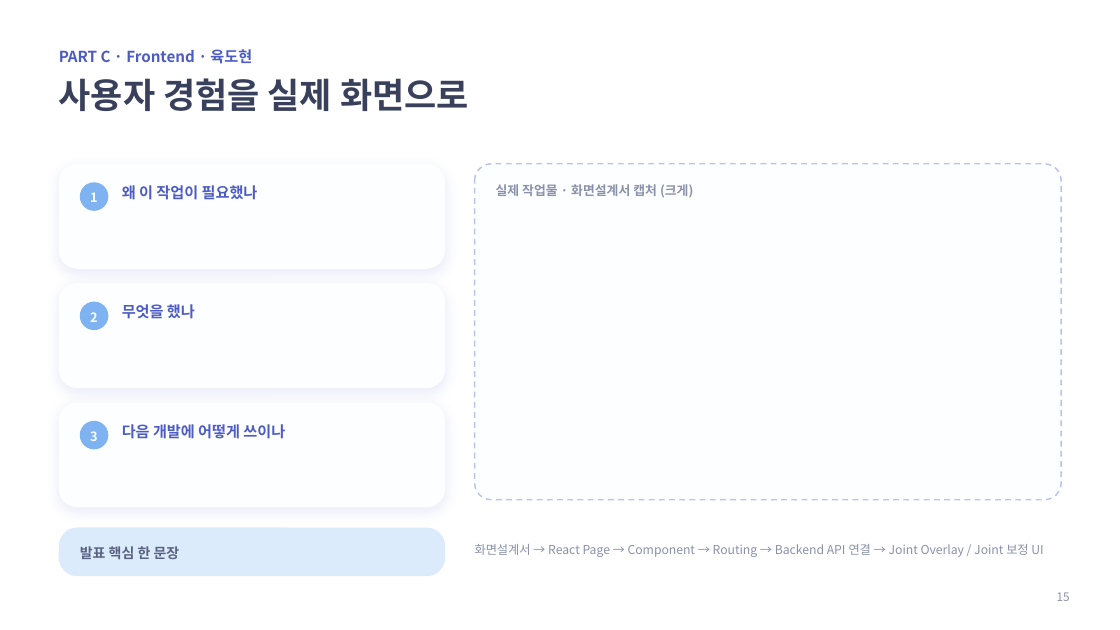
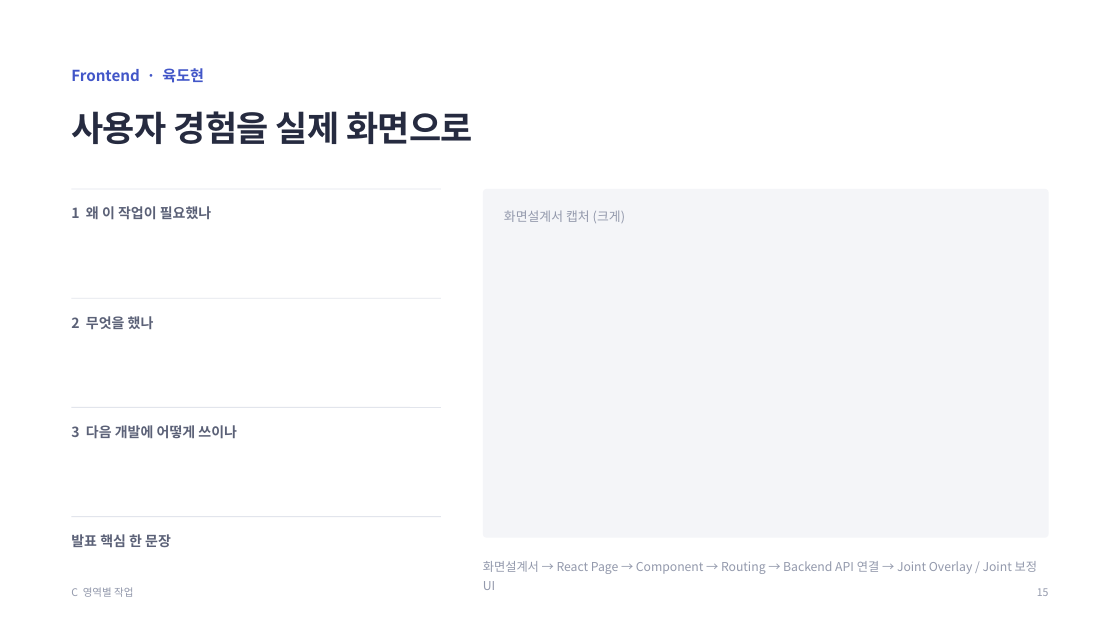
Before and after one commit to seominji58/drawtale-pt_docs, a slide deck: slide 15 of presentation/DrawTale_중간발표.pptx. Drawn at 1120x630 pixels with LibreOffice and Linux fonts; fonts in the diff are those of the drawing; background and template pictures are left out. Boxes give left, top, right and bottom in pixels: in the first picture for what was removed or moved away, otherwise in the second. Text is boxed around its words. In the diff, an @@ line names an element or a change of style, - is before the commit and + after.

```diff
--- a/presentation/DrawTale_중간발표.pptx
+++ b/presentation/DrawTale_중간발표.pptx
@@ text at [71,68,204,83]: text changed; text colour #4C5CC4 to #4256C8 @@
-PART C · Frontend · 육도현
+Frontend · 육도현
@@ text "Frontend · 육도현" at [71,68,204,83]: vertical alignment middle to top @@
@@ text "사용자 경험을 실제 화면으로": place and size @@
-text "사용자 경험을 실제 화면으로" at [59,78,469,111]
+text "사용자 경험을 실제 화면으로" at [71,111,473,144]
@@ text "사용자 경험을 실제 화면으로" at [71,111,473,144]: text colour #39405C to #262B40, letter spacing 0 to -0.5 pt; line spacing 1 to 1.2 @@
@@ rounded rectangle removed at [59,164,445,269] @@
@@ text at [71,206,211,220]: text changed; size 13 to 12 pt; text colour #4C5CC4 to #5B6177 @@
-왜 이 작업이 필요했나
+1 왜 이 작업이 필요했나
@@ line added from (71, 189) to (441, 189), #E2E5EC 0.75 pt @@
@@ ellipse removed at [80,182,108,211] @@
@@ text removed at [90,192,98,202] @@
-1
@@ rounded rectangle: place and size @@
-rounded rectangle at [475,164,1061,500]
+rounded rectangle at [483,189,1049,538]
@@ rounded rectangle at [483,189,1049,538]: fill #FDFEFF to #F4F5F8; outline #B9C3EE 1.25 pt dashed to none; proportions changed @@
@@ text at [504,210,625,223]: text changed; text colour #8A91AA to #9399AC; bold off @@
-실제 작업물 · 화면설계서 캡처 (크게)
+화면설계서 캡처 (크게)
@@ rounded rectangle removed at [59,283,445,388] @@
@@ line added from (71, 298) to (441, 298), #E2E5EC 0.75 pt @@
@@ text at [71,316,154,329]: text changed; size 13 to 12 pt; text colour #4C5CC4 to #5B6177 @@
-무엇을 했나
+2 무엇을 했나
@@ ellipse removed at [80,302,108,330] @@
@@ text removed at [90,312,98,322] @@
-2
@@ rounded rectangle removed at [59,402,445,507] @@
@@ line added from (71, 408) to (441, 408), #E2E5EC 0.75 pt @@
@@ text at [71,425,237,439]: text changed; size 13 to 12 pt; text colour #4C5CC4 to #5B6177 @@
-다음 개발에 어떻게 쓰이나
+3 다음 개발에 어떻게 쓰이나
@@ ellipse removed at [80,421,108,450] @@
@@ text removed at [90,431,98,441] @@
-3
@@ rounded rectangle removed at [59,528,445,576] @@
@@ text "발표 핵심 한 문장": place and size @@
-text "발표 핵심 한 문장" at [80,546,180,559]
+text "발표 핵심 한 문장" at [71,534,171,547]
@@ text "발표 핵심 한 문장" at [71,534,171,547]: text colour #5A6282 to #5B6177; line spacing 1.15 to 1.2; vertical alignment middle to top @@
@@ line added from (71, 517) to (441, 517), #E2E5EC 0.75 pt @@
@@ text "화면설계서 → React Page → ...": place and size @@
-text "화면설계서 → React Page → ..." at [475,544,1043,557]
+text "화면설계서 → React Page → ..." at [483,561,1037,590]
@@ text "화면설계서 → React Page → ..." at [483,561,1037,590]: text colour #8A91AA to #9399AC; line spacing 1.2 to 1.3; vertical alignment middle to top @@
@@ text added at [71,587,133,597], 9 pt, text #9399AC @@
+C 영역별 작업
@@ text "15": place and size @@
-text "15" at [1057,592,1070,601]
+text "15" at [1037,588,1049,596]
@@ text "15" at [1037,588,1049,596]: size 10 to 9 pt, text colour #8A91AA to #9399AC; line spacing 1 to 1.2; vertical alignment middle to top @@
```
Also in this commit, not shown: 21 other slides changed, 4 other files.
